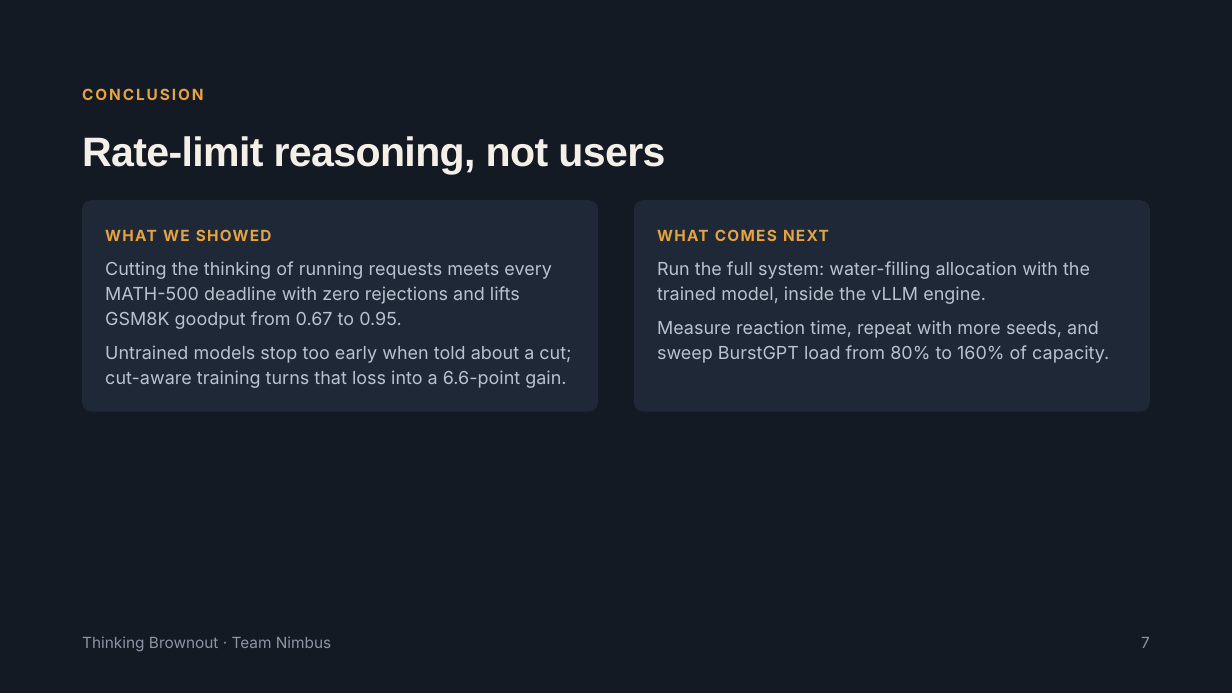
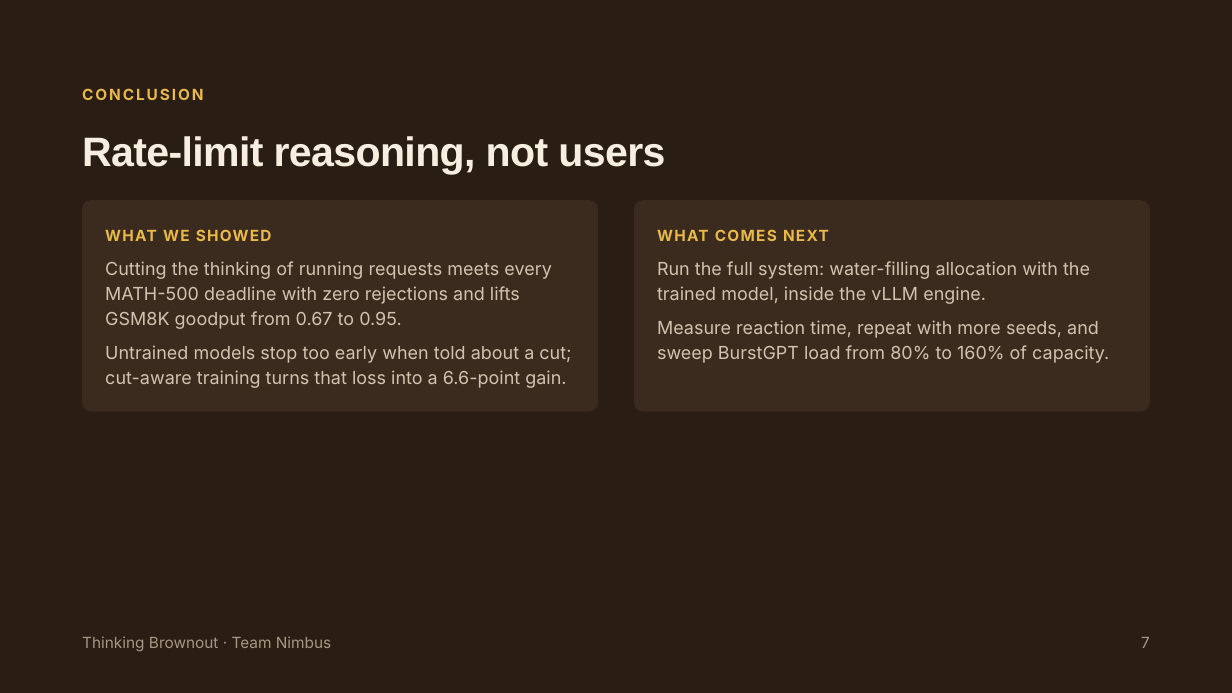
Before and after one commit to pyangyu/team1_nimbus_copy, a slide deck: slide 7 of Symposium Slides.pptx. Drawn at 1232x693 pixels with LibreOffice and Linux fonts; fonts in the diff are those of the drawing. Boxes give left, top, right and bottom in pixels: in the first picture for what was removed or moved away, otherwise in the second. Text is boxed around its words. In the diff, an @@ line names an element or a change of style, - is before the commit and + after.

```diff
--- a/Symposium Slides.pptx
+++ b/Symposium Slides.pptx
@@ background #141A24 to #2A1D14 @@
@@ title "Rate-limit reasoning, not users" at <box>82,136,665,174</box>: text colour #F4F0E8 to #F6EEDF @@
@@ rounded rectangle at <box>82,201,598,412</box>: fill #1F2836 to #3B2A1E @@
@@ rounded rectangle at <box>634,201,1150,412</box>: fill #1F2836 to #3B2A1E @@
@@ text colour #E8A33D to #E9B949 in 3 elements at <box>82,88,203,100</box>, <box>105,229,272,241</box>, <box>657,229,829,241</box> @@
@@ text colour #B9C2CE to #D2C3AF in 4 elements at <box>105,261,552,329</box>, <box>105,345,571,388</box>, <box>657,261,1090,304</box>, <box>657,320,1109,363</box> @@
@@ text "Thinking Brownout · Team Nimbus" at <box>82,636,331,651</box>: text colour #8C96A4 to #A89784 @@
@@ text "7" at <box>1141,637,1150,648</box>: text colour #8C96A4 to #A89784 @@
```
Also in this commit, not shown: 4 other slides changed, 2 slides added, 2 slides removed.
